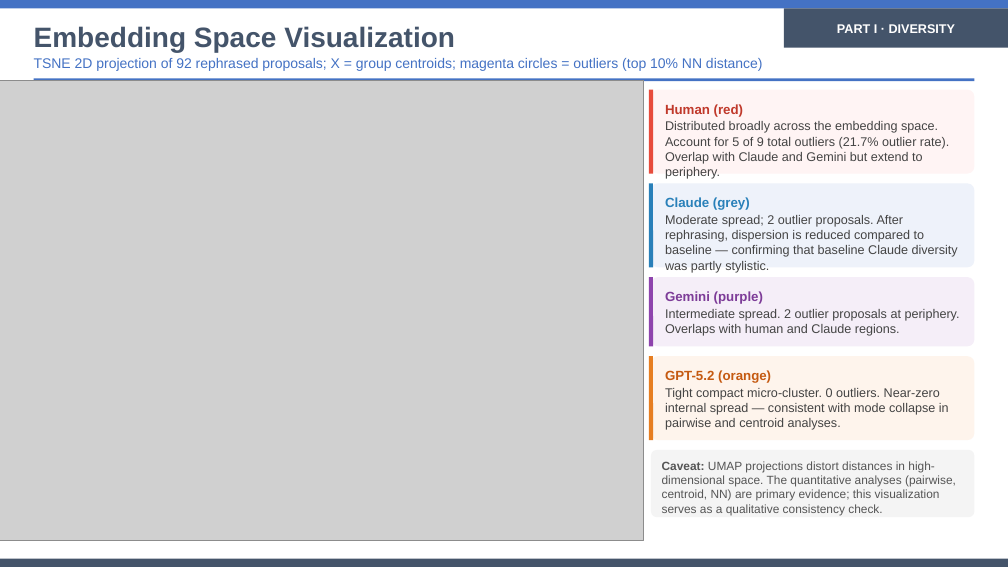
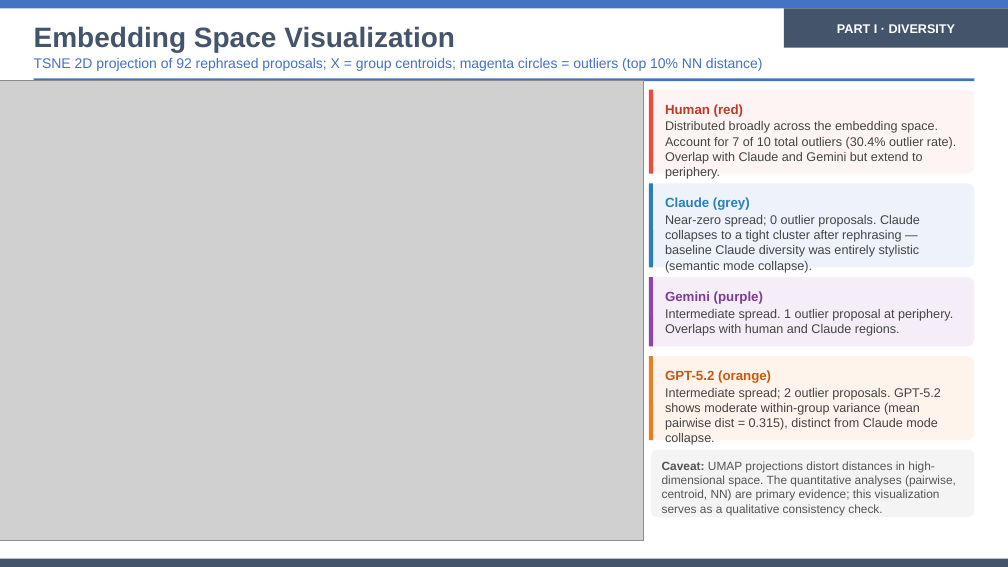
Before and after one commit to eveyhuang/human-AI-proposal, a slide deck: slide 12 of results/slides/style_controlled_comparison_presentation.pptx. Drawn at 1008x567 pixels with LibreOffice and Linux fonts; fonts in the diff are those of the drawing; grey boxes stand for pictures. Boxes give left, top, right and bottom in pixels: in the first picture for what was removed or moved away, otherwise in the second. Text is boxed around its words. In the diff, an @@ line names an element or a change of style, - is before the commit and + after.

```diff
--- a/results/slides/style_controlled_comparison_presentation.pptx
+++ b/results/slides/style_controlled_comparison_presentation.pptx
@@ text at (x1=665, y1=121, x2=956, y2=164): text changed @@
-Distributed broadly across the embedding space. Account for 5 of 9 total outliers (21.7% outlier rate). Overlap with Claude and Gemini but extend to periphery.
+Distributed broadly across the embedding space. Account for 7 of 10 total outliers (30.4% outlier rate). Overlap with Claude and Gemini but extend to periphery.
@@ text at (x1=665, y1=215, x2=920, y2=273): text changed @@
-Moderate spread; 2 outlier proposals. After rephrasing, dispersion is reduced compared to baseline — confirming that baseline Claude diversity was partly stylistic.
+Near-zero spread; 0 outlier proposals. Claude collapses to a tight cluster after rephrasing — baseline Claude diversity was entirely stylistic (semantic mode collapse).
@@ text at (x1=665, y1=309, x2=953, y2=336): text changed @@
-Intermediate spread. 2 outlier proposals at periphery. Overlaps with human and Claude regions.
+Intermediate spread. 1 outlier proposal at periphery. Overlaps with human and Claude regions.
@@ text at (x1=665, y1=388, x2=941, y2=430): text changed @@
-Tight compact micro-cluster. 0 outliers. Near-zero internal spread — consistent with mode collapse in pairwise and centroid analyses.
+Intermediate spread; 2 outlier proposals. GPT-5.2 shows moderate within-group variance (mean pairwise dist = 0.315), distinct from Claude mode collapse.
```
Also in this commit, not shown: 16 other slides changed, 2 other files.
